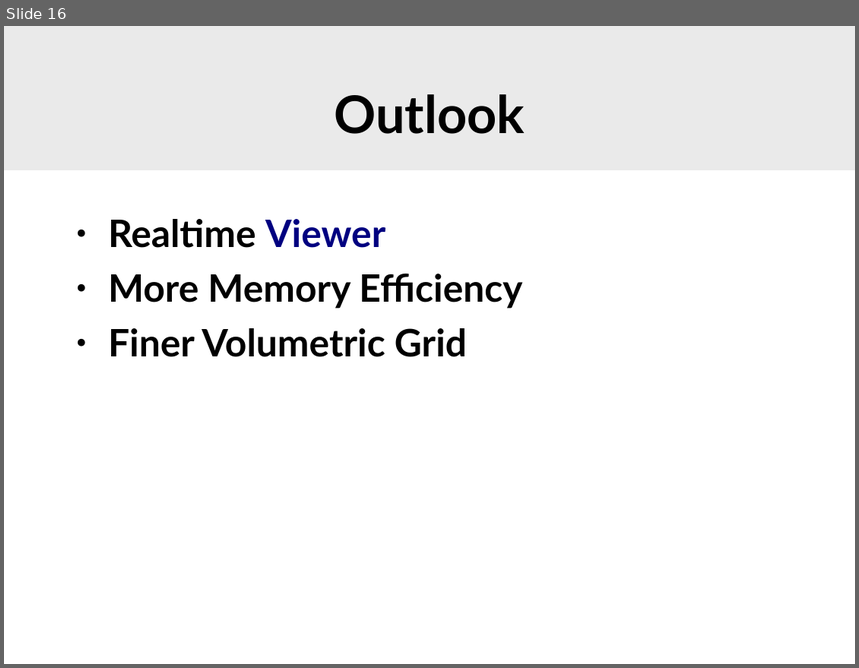
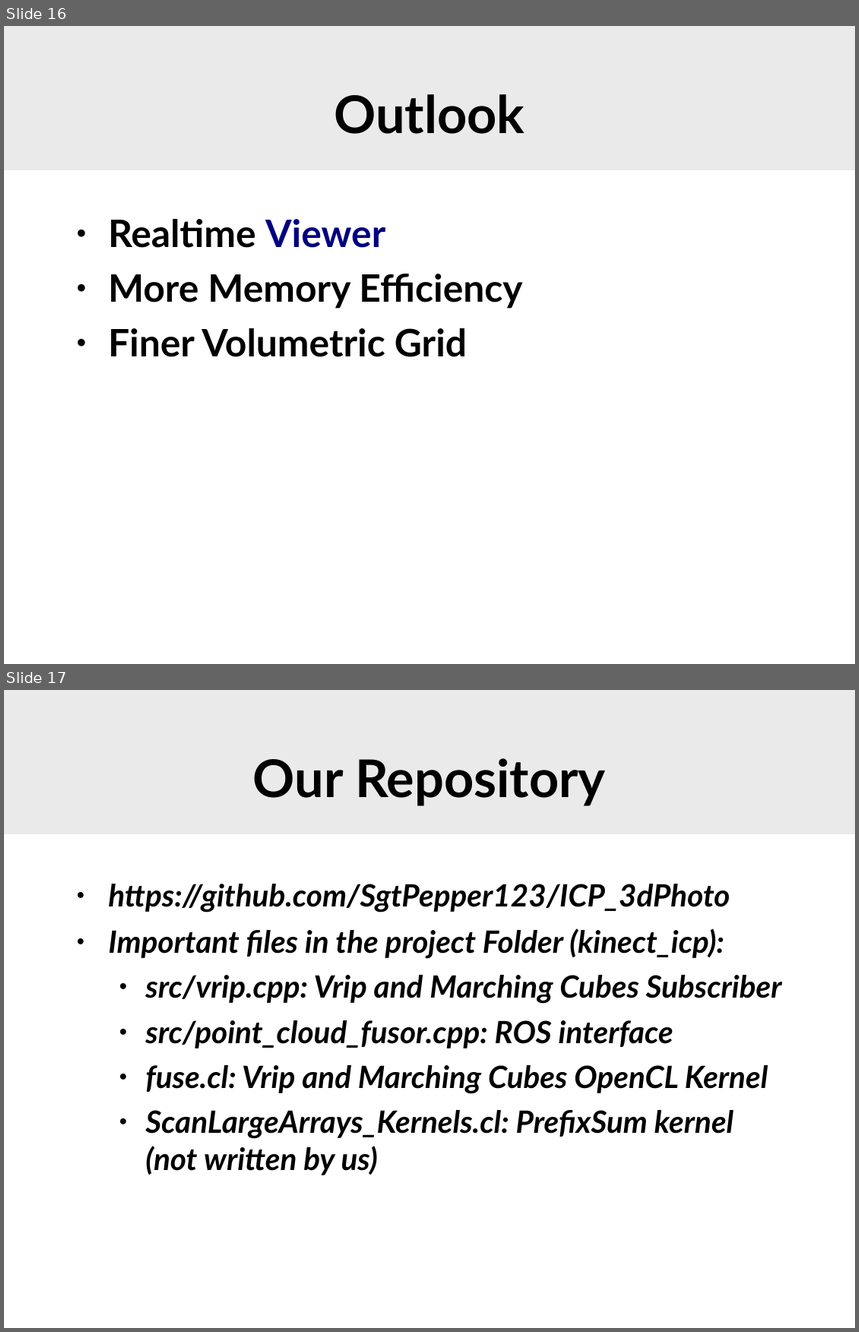
Before and after one commit to SgtPepper123/ICP_3dPhoto, a slide deck: GPGPU presentation/Presentation.odp. Shown one above the other, each under a label of ours: slide 16 before the commit, slides 16 and 17 after it. The pictures are 859x668 and 859x1332 pixels, drawn with LibreOffice and Linux fonts; fonts in the diff are those of the drawing; background and template pictures are left out. Boxes give left, top, right and bottom in pixels: in the first picture for what was removed or moved away, otherwise in the second. Text is boxed around its words. In the diff, an @@ line names an element or a change of style, - is before the commit and + after.

```diff
--- a/GPGPU presentation/Presentation.odp
+++ b/GPGPU presentation/Presentation.odp
@@ slide 17 added at (4, 690, 855, 1328), background #FFFFFF; not listed: 1 template element that a slide beside it also shows @@
@@ title added at (253, 758, 606, 806), 44 pt, text #000000, bold @@
+Our Repository
@@ text added at (108, 884, 782, 1176), 26 pt, text #000000, bold, italic @@
+● https://github.com/SgtPepper123/ICP_3dPhoto
+● Important files in the project Folder (kinect_icp):
+  ● src/vrip.cpp: Vrip and Marching Cubes Subscriber
+  ● src/point_cloud_fusor.cpp: ROS interface
+  ● fuse.cl: Vrip and Marching Cubes OpenCL Kernel
+  ● ScanLargeArrays_Kernels.cl: PrefixSum kernel (not written by us)
```
Also in this commit, not shown: 12 slides changed, 4 other files.
